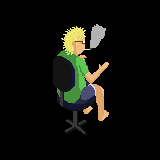
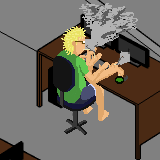
The second 160px x 160px image is a revision of the first. Changes to its layers:
added group "Generalist move 8" with 3 layers above "Generalist move 7" over [left=52, top=26, right=125, bottom=135]
added layer "face" (1st of 7, in "Generalist move 8") in group "Generalist move 8" over [left=57, top=26, right=109, bottom=121]
added group "Generalist move 7" with 4 layers above "Generalist move 6" over [left=52, top=26, right=128, bottom=135]
added layer "face" (2nd of 7, in "Generalist move 7") in group "Generalist move 7" over [left=57, top=26, right=124, bottom=121]
added group "Generalist move 6" with 4 layers above "Generalist move 5" over [left=52, top=26, right=130, bottom=135]
added layer "face" (3rd of 7, in "Generalist move 6") in group "Generalist move 6" over [left=57, top=26, right=115, bottom=121]
added group "Generalist move 5" with 4 layers above "Generalist move 4" over [left=52, top=26, right=125, bottom=135]
added layer "Calque 4" (1st of 3, in "Generalist move 5") in group "Generalist move 5" over [left=57, top=26, right=109, bottom=121]
added group "Generalist move 4" with 4 layers above "Generalist move 3" over [left=52, top=26, right=125, bottom=135]
added layer "Calque 4" (2nd of 3, in "Generalist move 4") in group "Generalist move 4" over [left=57, top=26, right=109, bottom=121]
added group "Generalist move 3" with 4 layers above "Generalist move 2" over [left=52, top=26, right=125, bottom=135]
added layer "Calque 4" (3rd of 3, in "Generalist move 3") in group "Generalist move 3" over [left=57, top=26, right=109, bottom=121]
added group "Generalist move 2" with 4 layers above "Generalist move 1" over [left=52, top=3, right=138, bottom=135]
added group "Generalist move 0" with 3 layers above "Generalist" over [left=52, top=26, right=125, bottom=135]
showed "team copie 2" over [left=0, top=0, right=160, bottom=160]
…and 27 more changes (24 added, 3 painted, 1 stack)
